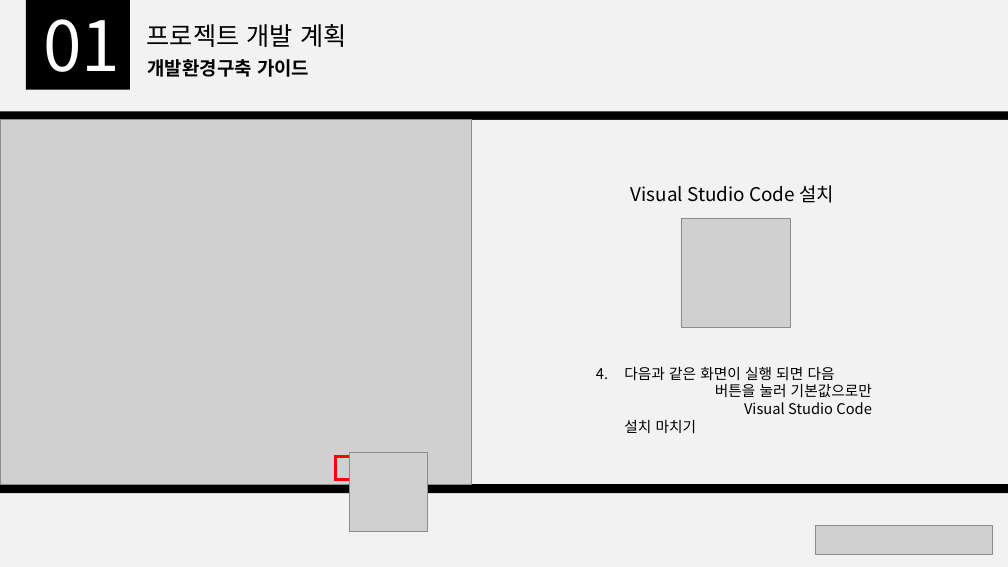
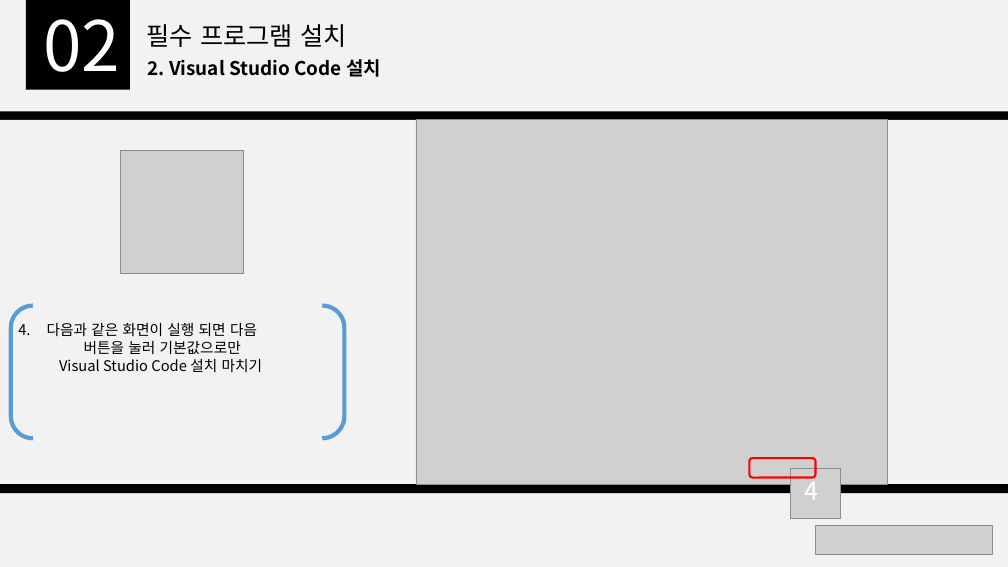
Before and after one commit to ljw971125/Python-, a slide deck: slide 8 of doc/개발환경 구축 가이드.pptx (slide 7 before the commit). Drawn at 1008x567 pixels with LibreOffice and Linux fonts; fonts in the diff are those of the drawing; grey boxes stand for pictures. Boxes give left, top, right and bottom in pixels: in the first picture for what was removed or moved away, otherwise in the second. Text is boxed around its words. In the diff, an @@ line names an element or a change of style, - is before the commit and + after.

Commit message:
프로젝트(발표)

```diff
--- a/doc/개발환경 구축 가이드.pptx
+++ b/doc/개발환경 구축 가이드.pptx
@@ text at bbox=[43, 19, 120, 72]: text changed @@
-01
+02
@@ text at bbox=[147, 24, 346, 47]: text changed @@
-프로젝트 개발 계획
+필수 프로그램 설치
@@ text at bbox=[147, 59, 381, 77]: text changed; bold on @@
-Visual Studio Code 설치
+2. Visual Studio Code 설치
@@ text removed at bbox=[147, 59, 309, 77] @@
-개발환경구축 가이드
@@ picture: place and size @@
-picture at bbox=[0, 119, 472, 484]
+picture at bbox=[416, 119, 888, 484]
@@ picture: place and size @@
-picture at bbox=[681, 219, 790, 327]
+picture at bbox=[120, 150, 243, 273]
@@ text "다음과 같은 화면이 실행 되면 ..." rewrapped from bbox=[624, 367, 872, 433] to bbox=[47, 323, 263, 372] @@
@@ bracket pair added at bbox=[11, 306, 344, 439], outline #5B9BD5 4 pt @@
@@ rectangle removed at bbox=[335, 457, 399, 479] @@
@@ picture removed at bbox=[349, 453, 428, 532] @@
@@ rounded rectangle added at bbox=[749, 458, 816, 478], outline #FF0000 2 pt @@
@@ picture added at bbox=[791, 468, 841, 518] @@
@@ text added at bbox=[804, 474, 818, 500], 24 pt, text #FFFFFF @@
+4
```
Also in this commit, not shown: 9 other slides changed, 4 slides added, 1 slide removed.
